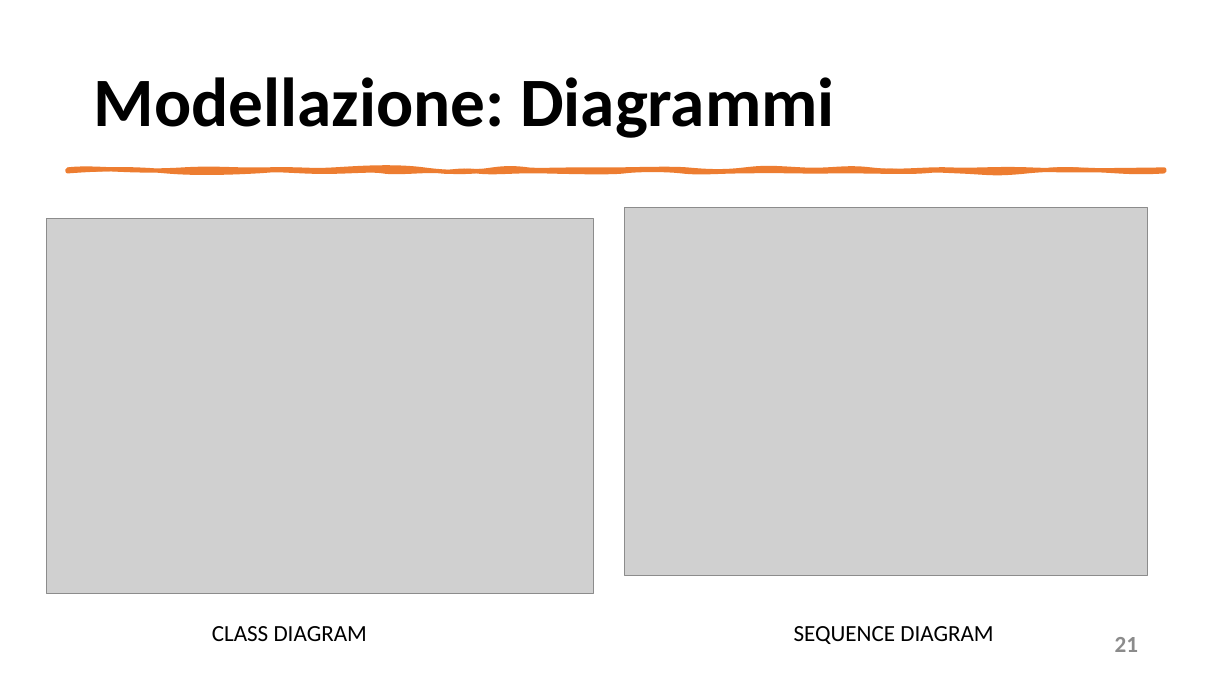
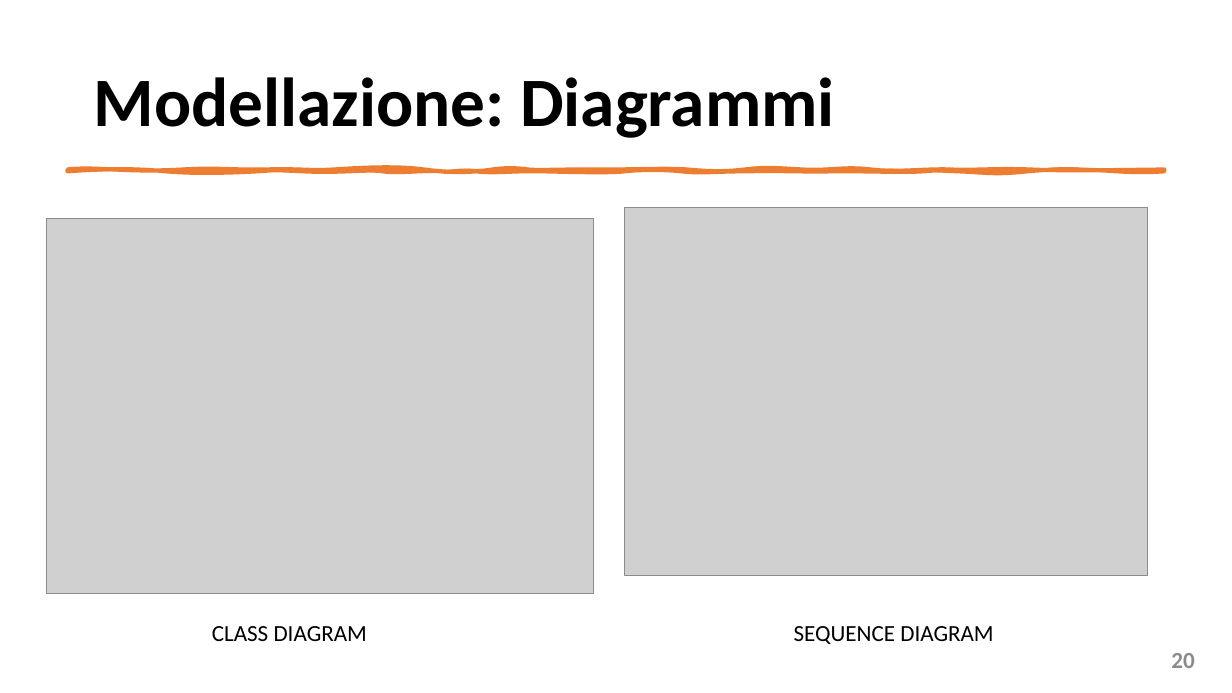
Before and after one commit to mangilimatteo/Progetto_Ingegneria_Software_Cattaneo_Mangili_Saini, a slide deck: slide 20 of Presentazione/Presentazione_Progetto.pptx (slide 21 before the commit). Drawn at 1232x693 pixels with LibreOffice and Linux fonts; fonts in the diff are those of the drawing; grey boxes stand for pictures. Boxes give left, top, right and bottom in pixels: in the first picture for what was removed or moved away, otherwise in the second. Text is boxed around its words. In the diff, an @@ line names an element or a change of style, - is before the commit and + after.

```diff
--- a/Presentazione/Presentazione_Progetto.pptx
+++ b/Presentazione/Presentazione_Progetto.pptx
@@ text removed at (1115, 637, 1138, 652) @@
-21
@@ text added at (1171, 653, 1194, 668), 18 pt, text #8C8C8C, bold @@
+20
```
Also in this commit, not shown: 5 other slides changed, 1 slide removed, 2 other files.
